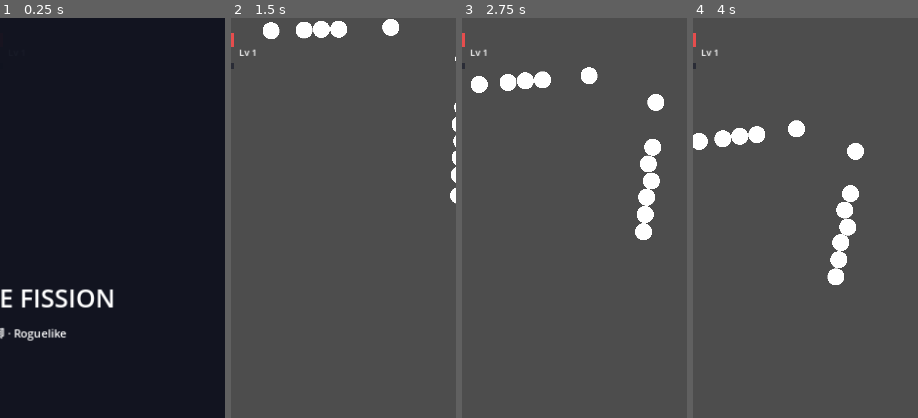
Above: before the commit, frames 1-4 (left to right).
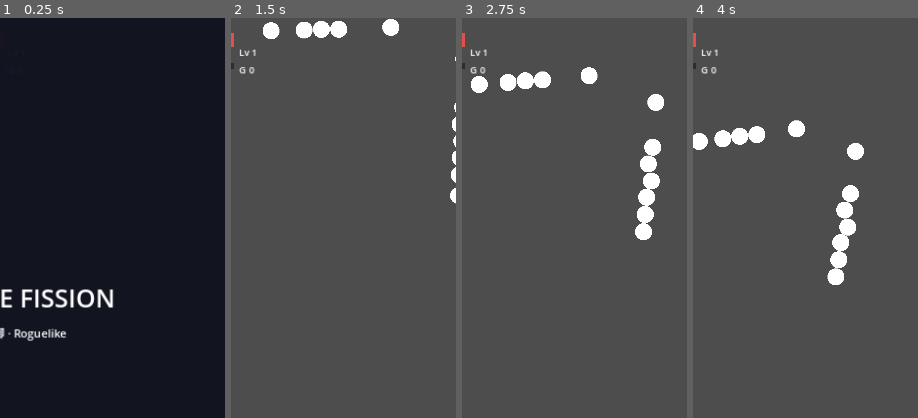
Above: after the commit, the same moments.

Repository: Genmer/Infinite-Fission
Game: Godot game, scene res://scenes/main.tscn
Two runs of this game, one before a commit and one after it. Both use one fixed random seed, a clock stepped at 60 frames per second and the inputs below.
Inputs (mouse positions are % of the whole screen's width and height, from its top left):
- Up to frame 1 (0.25 s): no input
- Up to frame 2 (1.5 s): click "开 始" at 0.5 s; move the mouse to (72, 45) at 1.27 s; click (72, 45) at 1.42 s
- Up to frame 3 (2.75 s): drag from (30, 55) to (54, 4) at 2.02 s
- Up to frame 4 (4 s): move the mouse to (60, 28) at 2.77 s; click (60, 28) at 2.92 s; drag from (45, 70) to (85, 20) at 3.52 s
The pictures show only the part of the screen within x 47-97%, y 0-50%; the shares and areas given below are measured in that part.

The runs differ from the first frame. In frame 2, less than 0.1% of the frame differs, in the area x 3-11%, y 12-14%; in frame 3, less than 0.1%; in frame 4, less than 0.1%.

Commit message:
feat: T3 gold currency chain (GoldCoin/GoldPool/gold_changed/loot roll/magnet/reset; pkg6 40/40, pkg4/pkg5 pool x7)

Diff:
--- a/autoload/event_bus.gd
+++ b/autoload/event_bus.gd
@@ -22,6 +22,7 @@
 signal player_died()                                       # 死亡优先级最高（E-16 仲裁输入）
 signal level_up(new_level: int)                            # 升级请求（GameLoop 仲裁）
 signal xp_gained(amount: float)
+signal gold_changed(total: int)                            # v0.6.0 金币余额变更（A4 §3）
 signal wave_started(wave: int)
 signal wave_cleared(wave: int)
 signal slot_unlocked(slot: int)                            # 武器槽解锁（HUD 提示）
@@ -107,6 +108,11 @@
 func emit_xp_gained(amount: float) -> void:
 	_track_dispatch(&"xp_gained")
 	xp_gained.emit(amount)
+
+
+func emit_gold_changed(total: int) -> void:
+	_track_dispatch(&"gold_changed")
+	gold_changed.emit(total)
 
 
 func emit_wave_started(wave: int) -> void:
--- a/data/balance/balance_tables.tres
+++ b/data/balance/balance_tables.tres
@@ -20,7 +20,7 @@
 split_inherit_ratio = 0.5
 projectile_soft_limit = 1500
 projectile_hard_limit = 2000
-pool_prewarm = {"projectile": 640, "enemy": 128, "popup": 80, "particle": 64, "laser": 12, "xp": 160}
+pool_prewarm = {"projectile": 640, "enemy": 128, "popup": 80, "particle": 64, "laser": 12, "xp": 160, "gold": 96}
 frame_budget_ms = 8.3
 contact_tick = 0.6
 pickup_radius = 120.0
--- /dev/null
+++ b/scenes/combat/pickups/gold_coin.tscn
@@ -0,0 +1,6 @@
+[gd_scene load_steps=2 format=3]
+
+[ext_resource type="Script" path="res://scripts/entities/player/gold_coin.gd" id="1_gold"]
+
+[node name="GoldCoin" type="Area2D"]
+script = ExtResource("1_gold")
--- a/scripts/core/data/data_validator.gd
+++ b/scripts/core/data/data_validator.gd
@@ -26,10 +26,12 @@
 ]
 # Local 私有池 id 全集（F-15：当前唯一实例 = 光束灼焦）
 const LOCAL_POOL_IDS: Array[StringName] = [&"scorch"]
-# EventBus 事件名注册表镜像（§2.1 18 信号清单——包 0 冻结；与 autoload/event_bus.gd 信号表双源，改动需同步）
+# EventBus 事件名注册表镜像（§2.1 18 信号清单——包 0 冻结；与 autoload/event_bus.gd 信号表双源，改动需同步；
+# v0.6.0 增 gold_changed）
 const EVENT_NAMES: Array[StringName] = [
 	&"state_changed", &"config_fatal", &"data_validated", &"damage_resolved", &"damage_alarm",
 	&"enemy_killed", &"boss_spawned", &"player_hit", &"player_died", &"level_up", &"xp_gained",
+	&"gold_changed",
 	&"wave_started", &"wave_cleared", &"slot_unlocked", &"reaction_triggered", &"pool_exhausted",
 	&"chain_fused", &"card_chosen",
 ]
--- a/scripts/core/data/resources/balance_tables.gd
+++ b/scripts/core/data/resources/balance_tables.gd
@@ -24,9 +24,10 @@
 @export var projectile_soft_limit: int = 1500                # 软上限（丢弃+计数）
 @export var projectile_hard_limit: int = 2000                # 硬上限（回收最老）
 # 每值 >0（=0 → 致命拒绝启动）；§5.1 预热容量表：弹 640 / 敌 128 / 跳字 80 / 粒子 64 / 激光 12 / 经验 160
+# v0.6.0 增金币行 96（A4 §7 裁定）
 @export var pool_prewarm: Dictionary = {
 	"projectile": 640, "enemy": 128, "popup": 80,
-	"particle": 64, "laser": 12, "xp": 160,
+	"particle": 64, "laser": 12, "xp": 160, "gold": 96,
 }
 @export var frame_budget_ms: float = 8.3                     # §五.4 预算锚
 @export var contact_tick: float = 0.6                        # 受击无敌帧（F-35）
--- /dev/null
+++ b/scripts/core/pools/gold_pool.gd
@@ -0,0 +1,11 @@
+# scripts/core/pools/gold_pool.gd
+# M-13 特化池：GoldPool（金币；架构 §5.1 预热表 v0.6.0 扩展行：预热 96，A4 §7 裁定）。
+# 满池行为（A4 §3）：合并为大面值金币（数值守恒）——由调用方（GameLoop 掉落侧）降级。
+# 类型收紧（同 XPPool 口径）：acquire() -> GoldCoin（GDScript 覆写允许返回值协变）。
+class_name GoldPool
+extends ObjectPool
+
+
+func acquire() -> GoldCoin:
+	# 金币取出（满池由调用方合并为大面值金币）
+	return super.acquire() as GoldCoin
--- /dev/null
+++ b/scripts/entities/player/gold_coin.gd
@@ -0,0 +1,115 @@
+# scripts/entities/player/gold_coin.gd
+# v0.6.0 GoldCoin（A4 §3）：金币实体（Area2D，池化实体——GoldPool 模板，镜像 pickup.gd）。
+# 掉落链路：Enemy 死亡 → GameLoop 掉落侧 spawn（roll data.gold_drop + 金币词条加成，
+# A4 §3 公式）→ 玩家磁吸半径内自动飞向玩家（520px/s，吸收 24px，同 XpShard 口径）→
+# tick 返回 true = 已吸收。★ 吸收不直接入账——入账由 GameLoop 承担
+#（_add_gold → EventBus.emit_gold_changed，与 XpShard 的 gain_xp 内嵌口径解耦）。
+# 满池合并（数值守恒）：merge_value 由 GameLoop 调用，不重置磁吸态（同 XpShard 口径）。
+# 编排说明：tick(game_delta) 由 GameLoop 帧序②（玩家/拾取阶段）驱动——不自跑
+# _physics_process（池 _prepare_for_pool 亦会关闭）；拾取判定用距离（免物理回调）。
+class_name GoldCoin
+extends Area2D
+
+var value: int = 0                            # 面值（已含词条加成；入账由 GameLoop 承担）
+
+var _magnet: bool = false                     # 已进入磁吸半径（加速飞向玩家）
+var _sprite: Sprite2D = null
+var _player_cache: Node2D = null
+
+const ABSORB_DISTANCE := 24.0                 # 吸收判定距离 px（与 XpShard 同口径）
+const MAGNET_SPEED := 520.0                   # 磁吸飞行速度 px/s（与 XpShard 同口径）
+const TEX_SIZE := 12                          # 占位金币纹理边长
+static var _shared_texture: ImageTexture = null
+const COIN_COLOR := Color(1.0, 0.78, 0.15)    # 亮金占位（金币识别色）
+
+
+func _ready() -> void:
+	# 池化实例化期组装占位渲染（代码组装为主；.tscn 仅做容器）
+	_sprite = Sprite2D.new()
+	_sprite.name = "Visual"
+	_sprite.centered = true
+	_sprite.texture = _get_placeholder_texture()
+	_sprite.self_modulate = COIN_COLOR
+	add_child(_sprite)
+	visible = false                            # 池内不可见（activate 后可见）
+
+
+func activate(p_value: int) -> void:
+	# 池取出后统一初始化（掉落侧：GameLoop._spawn_gold_coin 已设置 position）
+	value = maxi(p_value, 0)
+	_magnet = false
+	_player_cache = null
+	visible = true
+	_sync_visual()
+
+
+func merge_value(p_extra: int) -> void:
+	# 满池合并为大面值金币（数值守恒，A4 §3；不重置磁吸态）
+	value += maxi(p_extra, 0)
+	_sync_visual()
+
+
+func tick(p_game_delta: float) -> bool:
+	# 磁吸推进；返回 true = 已吸收（调用方负责入账 + 池归还）。无玩家引用 → 原地等待。
+	if value <= 0:
+		return true                            # 零面值金币直接回收（防御）
+	var player := _player()
+	if player == null:
+		return false
+	var d := global_position.distance_to(player.global_position)
+	if not _magnet:
+		if d > _pickup_radius(player):
+			return false
+		_magnet = true
+	if d <= ABSORB_DISTANCE:
+		return true                            # 已吸收（入账在 GameLoop._tick_gold_coins）
+	global_position = global_position.move_toward(player.global_position,
+		MAGNET_SPEED * p_game_delta)
+	return false
+
+
+# ── 池归还清零契约（E-04/E-05） ───────────────────────────────────
+func _reset_state() -> void:
+	value = 0
+	_magnet = false
+	_player_cache = null
+
+
+# ── 内部 ──────────────────────────────────────────────────────────
+func _pickup_radius(p_player: Node2D) -> float:
+	# 玩家磁吸半径（Q-13：120px；pickup_pct 词条加成在 Player.pickup_radius 落地）
+	var r: Variant = p_player.get("pickup_radius")
+	return float(r) if r != null else 120.0
+
+
+func _player() -> Node2D:
+	# 玩家引用缓存（组查找——与 XpShard/Enemy/ProjectileBase 同口径）
+	if _player_cache == null or not is_instance_valid(_player_cache):
+		_player_cache = null
+		var tree := get_tree()
+		if tree != null:
+			_player_cache = tree.get_first_node_in_group(&"player") as Node2D
+	return _player_cache
+
+
+func _sync_visual() -> void:
+	# 面值越大越醒目（1.2×~1.6× 等比；程序化占位表现）
+	if _sprite == null:
+		return
+	var scale_f := 1.2 + clampf(float(value) / 120.0, 0.0, 0.4)
+	_sprite.scale = Vector2(scale_f, scale_f)
+
+
+static func _get_placeholder_texture() -> ImageTexture:
+	# 共享静态占位圆形纹理（程序化生成；美术后续替换——仿 pickup.gd 静态共享口径）
+	if _shared_texture == null:
+		var img := Image.create(TEX_SIZE, TEX_SIZE, false, Image.FORMAT_RGBA8)
+		var c := float(TEX_SIZE) * 0.5 - 0.5
+		for y in range(TEX_SIZE):
+			for x in range(TEX_SIZE):
+				var dx := float(x) - c
+				var dy := float(y) - c
+				if dx * dx + dy * dy <= c * c:
+					img.set_pixel(x, y, Color.WHITE)
+		_shared_texture = ImageTexture.create_from_image(img)
+	return _shared_texture
--- a/scripts/loop/game_loop.gd
+++ b/scripts/loop/game_loop.gd
@@ -23,6 +23,8 @@
 const MANIFEST_PATH := "res://data/manifest.cfg"
 const STARTING_WEAPON_ID := &"W1_pistol"      # Q-4：首发手枪
 const SCENE_XP_SHARD := "res://scenes/combat/pickups/xp_shard.tscn"   # B.1 经验碎片（XPPool 模板）
+const SCENE_GOLD_COIN := "res://scenes/combat/pickups/gold_coin.tscn"   # v0.6.0 金币（GoldPool 模板，A4 §3）
+const GOLD_RNG_SEED: int = 42                 # 金币掉落 roll 固定种子（A4 §7：与卡牌流同口径，可注入）
 # E-10 敌间分离力（软分离防重叠）：10Hz 降频 + 网格邻域查询（性能预案 §5.2-5；
 # 单轴单次推移 ≤4px 软钳——分离是观感修正而非物理约束，避免两帧内挤开 Boss 阵型）
 const SEPARATION_INTERVAL := 0.1              # 10Hz（架构 §2.11 敌间分离力口径）
@@ -68,22 +70,26 @@
 var relic_handler: RelicHandler = null         # 集成包 B.2：遗物效果处理器
 var menu_screen: MenuScreen = null            # 集成包 A：主菜单屏（MENU 态宿主）
 var camera: Camera2D = null                   # 集成包 A：震屏偏移宿主（trauma² 映射应用位）
-var pools: Dictionary = {}                    # {projectile, enemy, popup, particle, laser, xp}
+var pools: Dictionary = {}                    # {projectile, enemy, popup, particle, laser, xp, gold}
 
 var frame_order: Array[StringName] = []       # 帧序探针（每帧重建；测试断言固定帧序）
 var current_candidates: Array[Dictionary] = []   # 当前货架（测试观测）
 var active_shards: Array[XpShard] = []        # 场上经验碎片（掉落/吸附/归还管理，B.1）
+var gold: int = 0                             # v0.6.0 金币余额（唯一真源；变更走 _add_gold → gold_changed）
+var active_coins: Array[GoldCoin] = []        # 场上金币（掉落/吸附/入账/归还管理，A4 §3）
 var stage_probe_enabled: bool = false         # 分阶段采样开关（架构 §5.5：P95 超线按阶段定位）
 var stage_probe_us: Dictionary = {}           # {StringName 阶段: 累计 usec}（仅 PLAYING 帧，逐帧重建）
 
 var _projectile_pool: ProjectilePool = null
 var _boot_elapsed_ms: float = 0.0             # Boot 耗时（AC：<3s 预算遥测）
 var _separation_left: float = SEPARATION_INTERVAL   # E-10 分离力 10Hz 相位
+var _gold_rng: RandomNumberGenerator = RandomNumberGenerator.new()   # v0.6.0 金币 roll 流（默认 seed 42）
 
 
 func _ready() -> void:
 	# Boot 序列（架构 §六.2）：fatal 检查 → registry → 池预热 → 子系统组装 → MENU
 	process_mode = Node.PROCESS_MODE_ALWAYS      # tree.paused 期间仍驱动 ⑦⑧（帧序契约）
+	_gold_rng.seed = GOLD_RNG_SEED               # v0.6.0：金币 roll 定种子（set_gold_rng_seed 可注入）
 	var t0 := Time.get_ticks_usec()
 	if GameConfig.is_fatal():
 		boot_fatal = GameConfig.fatal_errors.duplicate()
@@ -120,6 +126,7 @@
 			frame_order.append(&"player")
 			player.tick(gd, Vector2.ZERO)
 			_tick_xp_shards(gd)               # B.1：经验碎片磁吸/吸收（拾取属玩家阶段）
+			_tick_gold_coins(gd)              # v0.6.0：金币磁吸/吸收（紧随经验碎片，帧序②内）
 			if stage_probe_enabled:
 				stage_probe_us[&"player"] = Time.get_ticks_usec() - _probe_t0
 				_probe_t0 = Time.get_ticks_usec()
@@ -231,6 +238,11 @@
 	time_scale_source = p_source
 
 
+func set_gold_rng_seed(p_seed: int) -> void:
+	# v0.6.0 金币 roll 流种子注入（测试确定性 / 同种子掉落序列可复现，A4 §7）
+	_gold_rng.seed = p_seed
+
+
 func _game_delta(p_raw_delta: float) -> float:
 	# raw × time_scale（子系统唯一时间源；顿帧 ≈0 → 全部游戏计时自然冻结，E-11）
 	return p_raw_delta * time_scale
@@ -330,6 +342,11 @@
 	xp_pool.name = "XPPool"
 	add_child(xp_pool)
 	xp_pool.setup(&"xp", load(SCENE_XP_SHARD), GameConfig.get_pool_capacity(&"xp"))
+	# v0.6.0 金币池（A4 §7：容量真源 BalanceTables.pool_prewarm 增 "gold" 行）
+	var gold_pool := GoldPool.new()
+	gold_pool.name = "GoldPool"
+	add_child(gold_pool)
+	gold_pool.setup(&"gold", load(SCENE_GOLD_COIN), GameConfig.get_pool_capacity(&"gold"))
 	pools = {
 		&"projectile": _projectile_pool,
 		&"enemy": enemy_pool,
@@ -337,6 +354,7 @@
 		&"particle": particle_pool,
 		&"laser": laser_pool,
 		&"xp": xp_pool,
+		&"gold": gold_pool,
 	}
 	# 预热（AC-14.2，Boot 期完成）
 	_projectile_pool.prewarm(GameConfig.get_pool_capacity(&"projectile"))
@@ -345,6 +363,7 @@
 	particle_pool.prewarm(GameConfig.get_pool_capacity(&"particle"))
 	laser_pool.prewarm(GameConfig.get_pool_capacity(&"laser"))
 	xp_pool.prewarm(GameConfig.get_pool_capacity(&"xp"))
+	gold_pool.prewarm(GameConfig.get_pool_capacity(&"gold"))
 
 
 func _boot_build_grids() -> void:
@@ -360,6 +379,9 @@
 	# ★ 经验掉落订阅必须先于 EnemySpawner 入树（信号连接序 = 派发序：掉落侧读取
 	#   exp_value/position 必须先于 spawner 的死亡归还清零，集成包 B.1）
 	EventBus.enemy_killed.connect(_on_enemy_killed_drop_xp)
+	# ★ v0.6.0 金币掉落订阅紧邻 xp 掉落连接点之后（连接序 = 派发序纪律同上：
+	#   掉落侧读取 data.gold_drop/position 必须先于 spawner 死亡归还清零，A4 §3）
+	EventBus.enemy_killed.connect(_on_enemy_killed_drop_gold)
 	pipeline = DamagePipelineStub.get_pipeline()
 	relic_handler = RelicHandler.new()
 	relic_handler.name = "RelicHandler"
@@ -544,6 +566,75 @@
 		idx -= 1
 
 
+# ── 金币链路（v0.6.0，A4 §3：击杀掉落 → 磁吸 → 吸收入账） ──────────
+func _on_enemy_killed_drop_gold(p_enemy: Node2D) -> void:
+	# 掉落公式（A4 §3）：chance = clamp(drop.chance + Σadd_gold_drop, 0, 1) → roll 判定 →
+	# base = randi_range(min, max) → amount = round(base × (1 + Σadd_gold_value))。
+	# 三层 guard：空 dict / 负值 / 零面值全跳过。
+	if not (p_enemy is Enemy):
+		return                                  # 裸实体探针/非敌事件防御（与 xp 掉落同口径）
+	var enemy := p_enemy as Enemy
+	if enemy.data == null or enemy.data.gold_drop.is_empty():
+		return                                  # 空段 = 不掉金币（合法）
+	var drop := enemy.data.gold_drop
+	var min_v := float(drop.get("min", 0.0))
+	var max_v := float(drop.get("max", 0.0))
+	if min_v < 0.0 or max_v < 0.0:
+		return                                  # 负值 guard（校验器 warning 级，掉落侧兜底）
+	if max_v < min_v:
+		max_v = min_v                           # 坏序防御（randi_range 前提 min ≤ max）
+	var chance := clampf(float(drop.get("chance", 0.0)) + _gold_add_sum(&"add_gold_drop"), 0.0, 1.0)
+	if chance <= 0.0 or _gold_rng.randf() > chance:
+		return                                  # 零概率 / roll 未中
+	var base := _gold_rng.randi_range(int(min_v), int(max_v))
+	var amount := int(round(float(base) * (1.0 + _gold_add_sum(&"add_gold_value"))))
+	_spawn_gold_coin(enemy.global_position, amount)
+
+
+func _spawn_gold_coin(p_pos: Vector2, p_value: int) -> void:
+	if p_value <= 0:
+		return                                  # 零面值 guard
+	var coin := (pools[&"gold"] as GoldPool).acquire()
+	if coin == null:
+		# 满池合并为大面值金币（数值守恒，A4 §3——同 XPPool 降级口径）
+		if not active_coins.is_empty():
+			active_coins[0].merge_value(p_value)
+		return
+	coin.position = p_pos
+	coin.activate(p_value)
+	active_coins.append(coin)
+
+
+func _tick_gold_coins(p_gd: float) -> void:
+	# 磁吸/吸收推进（帧序②内紧随 _tick_xp_shards；倒序遍历——吸收即归还擦除当前索引安全）。
+	# ★ 吸收入账在 GameLoop：_add_gold(coin.value) 先于 release（release 清零面值，E-04 契约）
+	var idx := active_coins.size() - 1
+	while idx >= 0:
+		var coin := active_coins[idx]
+		if is_instance_valid(coin) and coin.tick(p_gd):
+			active_coins.remove_at(idx)
+			_add_gold(coin.value)
+			(pools[&"gold"] as GoldPool).release(coin)
+		idx -= 1
+
+
+func _add_gold(p_delta: int) -> void:
+	# 金币余额唯一写入口（钳 ≥0）→ gold_changed 广播（HUD/商店刷新共源）
+	gold = maxi(gold + p_delta, 0)
+	EventBus.emit_gold_changed(gold)
+
+
+func _gold_add_sum(p_pool: StringName) -> float:
+	# Σ 全武器 trait_stack.aggregate_panel()[p_pool]（F3 衰减内含；金币侧唯一消费口径，A4 §4）
+	var total := 0.0
+	if player == null or not is_instance_valid(player):
+		return total
+	for w in player.weapon_slots:
+		if w is WeaponBase and is_instance_valid(w) and w.trait_stack != null:
+			total += float(w.trait_stack.aggregate_panel().get(p_pool, 0.0))
+	return total
+
+
 # ── E-10 敌间分离力（软分离防重叠；10Hz + 网格邻域查询） ──────────
 func _apply_enemy_separation() -> void:
 	if enemy_grid == null:
@@ -623,6 +714,11 @@
 		if is_instance_valid(shard):
 			(pools[&"xp"] as XPPool).release(shard)
 	active_shards.clear()
+	for coin in active_coins:                     # v0.6.0：清场归还金币（余额归零 emit，A4 §3）
+		if is_instance_valid(coin):
+			(pools[&"gold"] as GoldPool).release(coin)
+	active_coins.clear()
+	_add_gold(-gold)
 	_separation_left = SEPARATION_INTERVAL
 	pending_level_ups = 0
 	game_feel.hit_stop_left = 0.0
--- a/scripts/ui/hud.gd
+++ b/scripts/ui/hud.gd
@@ -19,9 +19,11 @@
 var _time_label: Label = null
 var _build_label: Label = null                # 词条栏（武器/词条计数行）
 var _state_label: Label = null                # 状态提示（LEVEL_UP/PAUSED/GAME_OVER）
+var _gold_label: Label = null                 # v0.6.0 金币标签（临时位；T2 全量重排定坐标）
 
 var kills: int = 0
 var wave: int = 0
+var gold: int = 0                             # v0.6.0 金币余额显示值（gold_changed 驱动）
 var run_elapsed: float = 0.0                  # 计时（raw 通道累计——含顿帧，观感口径）
 var _fallback_timer: float = 0.0              # 1Hz 兜底刷新
 
@@ -36,9 +38,10 @@
 
 
 func bind_events() -> void:
-	# 订阅 player_hit / xp_gained / wave_started / enemy_killed / state_changed / damage_resolved
+	# 订阅 player_hit / xp_gained / gold_changed / wave_started / enemy_killed / state_changed / damage_resolved
 	EventBus.player_hit.connect(_on_player_hit)
 	EventBus.xp_gained.connect(_on_xp_gained)
+	EventBus.gold_changed.connect(_on_gold_changed)
 	EventBus.wave_started.connect(_on_wave_started)
 	EventBus.enemy_killed.connect(_on_enemy_killed)
 	EventBus.state_changed.connect(_on_state_changed)
@@ -95,6 +98,17 @@
 	return _level_label.text
 
 
+func displayed_gold() -> int:
+	# v0.6.0 金币余额观测口（headless 断言用）
+	return gold
+
+
+func _on_gold_changed(p_total: int) -> void:
+	# 金币余额刷新（gold_changed 事件驱动；GameLoop._add_gold 唯一来源）
+	gold = p_total
+	_gold_label.text = "G %d" % gold
+
+
 # ── 事件 ──────────────────────────────────────────────────────────
 func _on_player_hit(_p_damage: float, _p_source_uid: int) -> void:
 	refresh_stats()
@@ -189,6 +203,7 @@
 	xp_bg.add_child(_xp_fill)
 
 	_level_label = _add_label(root, Vector2(352.0, 44.0), "Lv 1", 15)
+	_gold_label = _add_label(root, Vector2(352.0, 72.0), "G 0", 15)   # v0.6.0 临时位（T2 重排）
 	_wave_label = _add_label(root, Vector2(24.0, 92.0), "Wave 0", 15)
 	_kill_label = _add_label(root, Vector2(120.0, 92.0), "Kills 0", 15)
 	_time_label = _add_label(root, Vector2(224.0, 92.0), "0:00", 15)
--- a/tests/runner/pkg4_cases.gd
+++ b/tests/runner/pkg4_cases.gd
@@ -63,11 +63,12 @@
 		and _gl.elemental != null and _gl.game_feel != null and _gl.hud != null
 		and _gl.popup_manager != null and _gl.card_generator != null and _gl.card_select_ui != null)
 	_check("Boot：双网格持有（§1.3-6）", _gl.enemy_grid != null and _gl.enemy_bullet_grid != null)
-	# 集成包 xp 池挂载（B.1）授权更新：池×5 → 池×6（唯一改动的 pkg4 断言，其余语义不变）
-	_check("Boot：池×6 就绪（含 xp——集成包经验链路挂载）", _gl.pools.size() == 6
+	# v0.6.0 授权更新：池数量断言 ×6 → ×7（金币池挂载，A4 §7；沿用 xp 池断言的授权更新模式）
+	_check("Boot：池×7 就绪（含 xp/gold——经验链路 + v0.6.0 金币链路挂载）", _gl.pools.size() == 7
 		and _gl.pools[&"projectile"] != null and _gl.pools[&"enemy"] != null
 		and _gl.pools[&"popup"] != null and _gl.pools[&"particle"] != null
-		and _gl.pools[&"laser"] != null and _gl.pools[&"xp"] != null)
+		and _gl.pools[&"laser"] != null and _gl.pools[&"xp"] != null
+		and _gl.pools[&"gold"] != null)
 	_check("Boot：首发手枪（Q-4）", _gl.player.weapon_slots[0] != null)
 	_check("Boot：time_scale 初始 1.0 / Engine.time_scale 未被改写",
 		_gl.time_scale == 1.0 and Engine.time_scale == 1.0)
--- a/tests/runner/pkg5_cases.gd
+++ b/tests/runner/pkg5_cases.gd
@@ -88,18 +88,19 @@
 		and inst_ms < 3000.0, "boot=%s ms" % str(_gl._boot_elapsed_ms))
 	_check("切真管线：get_pipeline() 工厂默认真件（九步）",
 		_gl.pipeline is DamagePipeline and not (_gl.pipeline is DamagePipelineStub))
-	_check("组装：池×6 / 遗物处理器 / 菜单屏 / 相机就绪",
-		_gl.pools.size() == 6 and _gl.relic_handler != null
+	# v0.6.0 授权更新：池数量断言 ×6 → ×7（金币池挂载，A4 §7；与 pkg4 池断言同授权模式）
+	_check("组装：池×7 / 遗物处理器 / 菜单屏 / 相机就绪",
+		_gl.pools.size() == 7 and _gl.relic_handler != null
 		and _gl.menu_screen != null and _gl.camera != null)
 	_check("组装：MenuScreen 仅 MENU 态可见", _gl.menu_screen.is_menu_visible())
 	_check("冻结契约：Engine.time_scale 未被改写（§8.7）", Engine.time_scale == 1.0)
-	# AC-14.2：进 PLAYING 前各池完成预热（Boot 后立即对账——free == capacity ×6）
+	# AC-14.2：进 PLAYING 前各池完成预热（Boot 后立即对账——free == capacity；v0.6.0 起 ×7）
 	var prewarmed := true
 	for pool_id in _gl.pools:
 		var pool: ObjectPool = _gl.pools[pool_id]
 		if int(pool.stats()["free"]) != int(pool.stats()["capacity"]):
 			prewarmed = false
-	_check("AC-14.2：六池 Boot 期全量预热（live=0 / free=capacity）", prewarmed)
+	_check("AC-14.2：七池 Boot 期全量预热（live=0 / free=capacity）", prewarmed)
 
 
 # ── AC-16.1 全链冒烟 ──────────────────────────────────────────────
--- a/tests/runner/pkg6_cases.gd
+++ b/tests/runner/pkg6_cases.gd
@@ -20,6 +20,7 @@
 	_boot_game_loop()
 	_test_weapon_gated_trait()                    # T1
 	_test_gold_trait_data()                       # T4
+	_test_gold_chain()                            # T3
 	_teardown_game_loop()
 	# 汇总
 	print("────────────────────────────────────────")
@@ -102,13 +103,14 @@
 			or (w8b.trait_stack.size() == 1
 				and w8b.trait_stack.traits[0].data.id == &"MEC_ORBIT_LINK")),
 		"host=%d w8b=%s" % [host.trait_stack.size(), str(w8b != null)])
-	# 卸下 W8（还原夹具，不影响后续用例）
+	# 卸下 W8（还原夹具，不影响后续用例）；W1 词条栈清空还原（初始无词条）
 	for i in range(player.weapon_slots.size()):
 		var w: WeaponBase = player.weapon_slots[i]
 		if w is WeaponBase and (w as WeaponBase).data.id == &"W8_orbit_field":
 			player.weapon_slots[i] = null
 			if is_instance_valid(w):
 				w.free()
+	player.weapon_slots[0].trait_stack.clear()
 
 
 # ── T4：金币词条数据 + 校验器扩项 ────────────────────────────────
@@ -169,6 +171,140 @@
 	return true
 
 
+# ── T3：金币链路（掉落可复现 / 满池合并守恒 / 吸收入账 / restart 归零 / chance 抽样） ──
+func _test_gold_chain() -> void:
+	print("── T3 金币链路 ──")
+	_gl.start_run()
+	var player := _gl.player
+	var pool: GoldPool = _gl.pools[&"gold"]
+	# 夹具：必掉敌（内存构造，chance=1.0 min=8 max=12——pkg4 _make_enemy 口径）
+	var data := EnemyData.new()
+	data.id = &"E_GOLD_TEST"
+	data.hp_base = 60.0
+	data.spd_base = 80.0
+	data.dmg_base = 8.0
+	data.exp_base = 3.0
+	data.tp_cost = 1.0
+	data.hitbox_r = 14.0
+	data.gold_drop = {"chance": 1.0, "min": 8, "max": 12}
+	var enemy := (_gl.pools[&"enemy"] as EnemyPool).acquire() as Enemy
+	enemy.spawn(data, 1, 0)
+	# ① chance=1.0 必掉且面值 ∈ [min,max]（无词条加成；定种子锚定后续精确比对）
+	_gl.set_gold_rng_seed(20260831)
+	var gold0: int = _gl.gold
+	_gl._on_enemy_killed_drop_gold(enemy)
+	var base_val: int = _gl.active_coins[_gl.active_coins.size() - 1].value
+	_check("chance=1.0 必掉 1 枚", _gl.active_coins.size() == 1)
+	_check("面值 ∈ [min,max]（8~12，无加成）", base_val >= 8 and base_val <= 12, "base=%d" % base_val)
+	# ② 定种子复现：清场 → 同种子重放 60 次 → 掉落总额一致
+	_gl.set_gold_rng_seed(777)
+	_release_all_coins(pool)
+	for i in range(60):
+		enemy.global_position = Vector2(100.0 + 5.0 * float(i), 100.0)
+		_gl._on_enemy_killed_drop_gold(enemy)
+	var sum_a := _coins_total_value()
+	_gl.set_gold_rng_seed(777)
+	_release_all_coins(pool)
+	for i in range(60):
+		enemy.global_position = Vector2(100.0 + 5.0 * float(i), 100.0)
+		_gl._on_enemy_killed_drop_gold(enemy)
+	var sum_b := _coins_total_value()
+	_check("定种子 60 次击杀掉落总额可复现（两轮同种子同总额）", sum_a == sum_b and sum_a > 0,
+		"a=%d b=%d" % [sum_a, sum_b])
+	# ③ 满池合并守恒：先摆 3 枚 → 排空空闲栈 → 第 4 枚走合并进首枚，面值和守恒
+	_release_all_coins(pool)
+	var vals := [10, 20, 30]
+	for i in range(vals.size()):
+		_gl._spawn_gold_coin(Vector2(200.0 + 20.0 * float(i), 200.0), vals[i])
+	var hoard := _drain_pool(pool)               # 排空空闲栈（满池口径）
+	_gl._spawn_gold_coin(Vector2(300.0, 200.0), 7)   # 满池 → merge 进 active_coins[0]
+	var merged_sum := 0
+	for c: GoldCoin in _gl.active_coins:
+		merged_sum += c.value
+	_check("满池合并数值守恒（10+20+30+7=67）", merged_sum == 67, "sum=%d" % merged_sum)
+	_check("满池合并落在首枚（active 仍 3 枚，首枚=17）", _gl.active_coins.size() == 3
+		and _gl.active_coins[0].value == 17)
+	_release_all_coins(pool)
+	_release_hoard(pool, hoard)
+	# ④ 吸收入账：金币置于玩家位置 → 帧序② tick → _add_gold → HUD displayed_gold
+	_gl._spawn_gold_coin(player.global_position, 25)
+	_gl._tick_gold_coins(DT)
+	_check("吸收入账：余额 +25 且场上清空", _gl.gold == gold0 + 25 and _gl.active_coins.is_empty(),
+		"gold=%d gold0=%d" % [_gl.gold, gold0])
+	_check("吸收入账：HUD displayed_gold 同步（gold_changed）",
+		_gl.hud.displayed_gold() == gold0 + 25)
+	# ⑤ 面值词条加成：同种子下 base 精确比对（1 层 AFF_GOLD_VALUE → amount = round(base × 1.15)）
+	_gl.set_gold_rng_seed(20260831)
+	_gl._on_enemy_killed_drop_gold(enemy)        # 无加成基准（与 ① 同种子同 base）
+	_release_all_coins(pool)
+	var host: WeaponBase = player.weapon_slots[0]
+	host.attach_trait(_gl.registry.get_trait(&"AFF_GOLD_VALUE"))
+	_gl.set_gold_rng_seed(20260831)
+	_gl._on_enemy_killed_drop_gold(enemy)        # 有加成（consume 同一 roll 序列）
+	var buffed: int = _gl.active_coins[_gl.active_coins.size() - 1].value
+	host.trait_stack.clear()                     # 还原（W1 初始无词条）
+	_check("面值词条 1 层：amount = round(base × 1.15)",
+		buffed == int(round(float(base_val) * 1.15)), "buffed=%d base=%d" % [buffed, base_val])
+	_check("夹具还原：主武器栈清空", host.trait_stack.size() == 0)
+	# ⑥ 空段/零面值 guard
+	enemy.data.gold_drop = {}
+	var coins_before: int = _gl.active_coins.size()
+	_gl._on_enemy_killed_drop_gold(enemy)
+	_check("gold_drop 空段：不掉落", _gl.active_coins.size() == coins_before)
+	enemy.data.gold_drop = {"chance": 1.0, "min": 0, "max": 0}
+	_gl._on_enemy_killed_drop_gold(enemy)
+	_check("零面值 guard：不掉落", _gl.active_coins.size() == coins_before)
+	# ⑦ restart 归零：余额/场上金币全清 + HUD 同步
+	enemy.data.gold_drop = {"chance": 1.0, "min": 8, "max": 12}
+	for i in range(5):
+		_gl._spawn_gold_coin(Vector2(400.0, 400.0), 5)
+	_gl._add_gold(99)
+	_gl.change_state(GameConst.GameStatus.GAME_OVER)
+	_check("restart 前置：进入 GAME_OVER", _gl.state == GameConst.GameStatus.GAME_OVER)
+	_gl.restart_run()
+	_check("restart：金币余额归零", _gl.gold == 0)
+	_check("restart：场上金币清空", _gl.active_coins.is_empty())
+	_check("restart：HUD displayed_gold 归零", _gl.hud.displayed_gold() == 0)
+	# 清理：场上金币归还 + 探针敌归还（死亡路径口径，触发池归还清零）
+	_release_all_coins(pool)
+	if not enemy.dead:
+		enemy.hp = 0.0
+		enemy.dead = true
+		(_gl.pools[&"enemy"] as EnemyPool).release(enemy)
+
+
+func _coins_total_value() -> int:
+	var total := 0
+	for c: GoldCoin in _gl.active_coins:
+		total += c.value
+	return total
+
+
+func _release_all_coins(p_pool: GoldPool) -> void:
+	# 场上金币全量归还（非战斗语义清理——与 GameLoop._reset_run_state 同口径的测试侧工具）
+	for coin in _gl.active_coins:
+		if is_instance_valid(coin):
+			p_pool.release(coin)
+	_gl.active_coins.clear()
+
+
+func _drain_pool(p_pool: GoldPool) -> Array[GoldCoin]:
+	# 排空空闲栈（满池口径构造）；取出的实例由 _release_hoard 归还
+	var hoard: Array[GoldCoin] = []
+	while true:
+		var c := p_pool.acquire()
+		if c == null:
+			break
+		hoard.append(c)
+	return hoard
+
+
+func _release_hoard(p_pool: GoldPool, p_hoard: Array[GoldCoin]) -> void:
+	for c in p_hoard:
+		if is_instance_valid(c):
+			p_pool.release(c)
+
+
 # ── 断言 ──────────────────────────────────────────────────────────
 func _check(p_msg: String, p_cond: bool, p_detail: String = "") -> void:
 	if p_cond:
